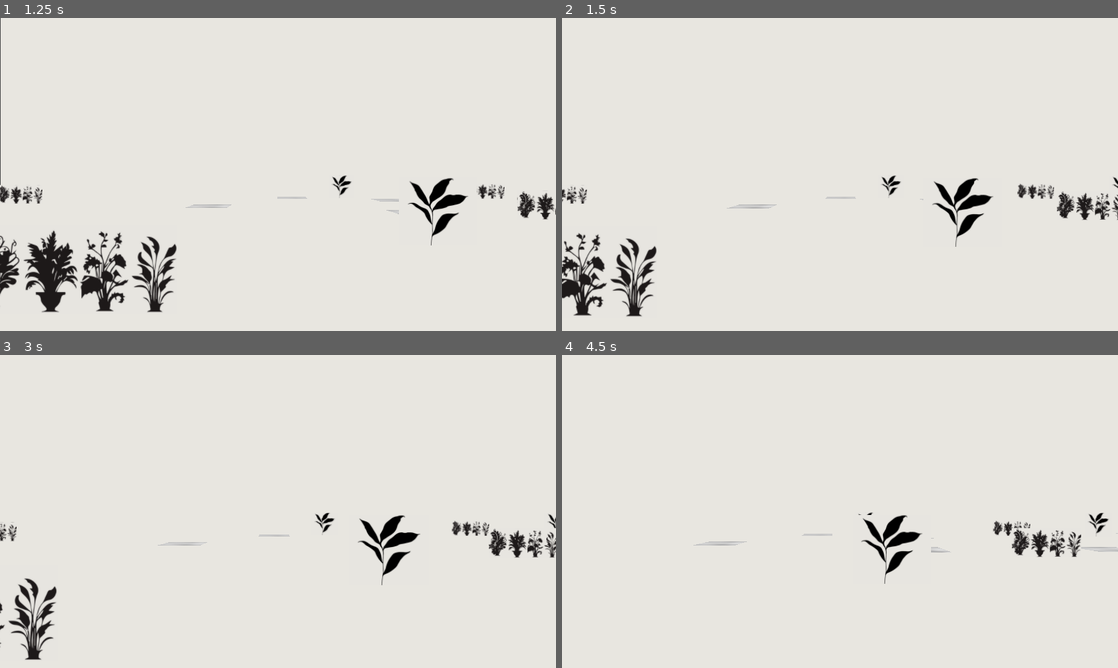
Above: before the commit, frames 1-4 (two rows, left to right).
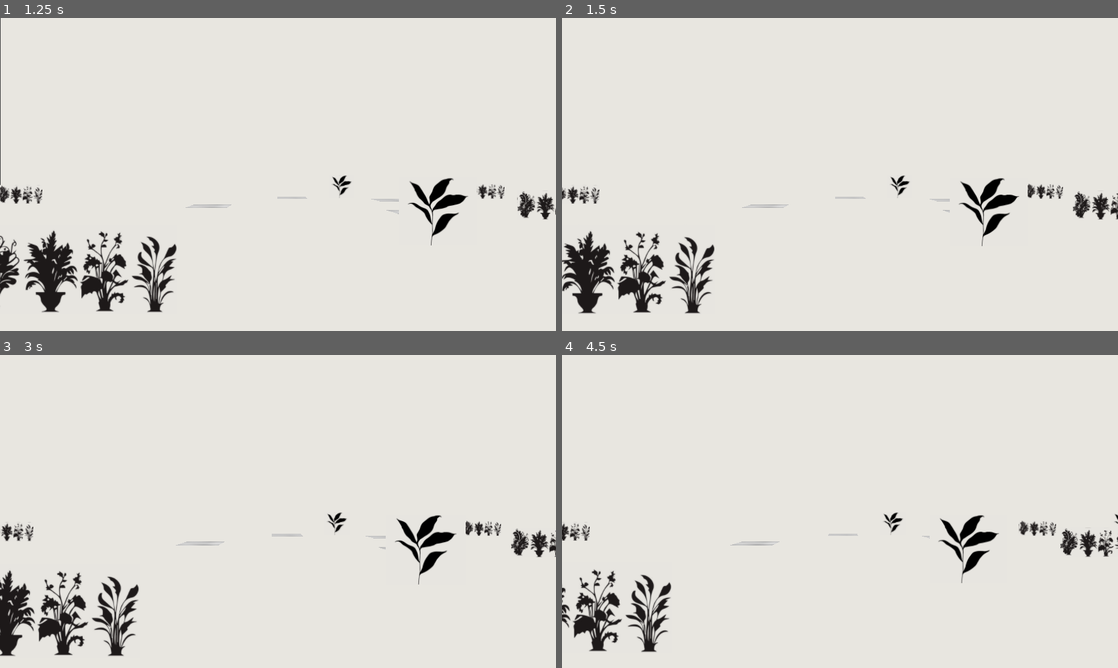
Above: after the commit, the same moments.

Repository: CharlExMachina/Its-a-secret-to-everyone
Game: Godot game, scene res://explorable_zone.tscn
The game is run twice, just before and just after one commit, with the same random seed, the same clock (stepped at 60 frames per second) and the same inputs.
Inputs (mouse positions are in pixels of both pictures, inside the frame that each line leads up to):
- Up to frame 1 (1.25 s): tap Enter at 0.5 s; move the mouse to (400, 158) at 0.52 s; press the mouse at (400, 158) at 0.53 s
- Up to frame 2 (1.5 s): tap Space at 1.25 s; move the mouse to (728, 190) at 1.27 s; release the mouse at (728, 190) at 1.28 s; click (728, 190) at 1.35 s
- Up to frame 3 (3 s): tap Enter at 2 s; move the mouse to (333, 442) at 2.02 s; press the mouse at (333, 442) at 2.03 s; tap Space at 2.75 s; move the mouse to (250, 574) at 2.77 s; release the mouse at (250, 574) at 2.78 s; click (250, 574) at 2.85 s
- Up to frame 4 (4.5 s): tap Enter at 3.5 s; move the mouse to (1006, 558) at 3.52 s; press the mouse at (1006, 558) at 3.53 s; tap Space at 4.25 s; move the mouse to (673, 464) at 4.27 s; release the mouse at (673, 464) at 4.28 s; click (673, 464) at 4.35 s

Frame 1 is identical in both runs. In frame 2, 6.0% of the frame differs, in the area x 0-100%, y 50-96%; in frame 3, 6.2%, in the area x 0-100%, y 50-98%; in frame 4, 5.3%.

Commit message:
Improved motion smoothness

Diff:
--- a/secret-to-everyone/player.gd
+++ b/secret-to-everyone/player.gd
@@ -1,10 +1,10 @@
 extends Camera3D
 
 @export var movement_speed = 400
-@export var sensitivity_value = 0.02
+@export var sensitivity_value = 0.006
 
-const MOTION_X_MIN_THRESHOLD := 15.0
-const MOTION_Y_MIN_THRESHOLD := 15.0
+const MOTION_X_MIN_THRESHOLD := 13.0
+const MOTION_Y_MIN_THRESHOLD := 13.0
 var is_moving := false
 
 
@@ -22,12 +22,12 @@
 
 	if is_moving:
 		if abs(motion.x) > MOTION_X_MIN_THRESHOLD:
-			velocity_x = clampf(-motion.x, -700, 700) # we invert the X value so the spanning motion feels natural
+			velocity_x = clampf(-motion.x, -800, 800) # we invert the X value so the spanning motion feels natural
 		else:
 			velocity_x = 0.0
 
 		if abs(motion.y) > MOTION_X_MIN_THRESHOLD:
-			velocity_y = clampf(-motion.y, -90, 90) # we invert Y for the same reason as above
+			velocity_y = clampf(-motion.y, -300, 300) # we invert Y for the same reason as above
 		else:
 			velocity_y = 0.0
 
